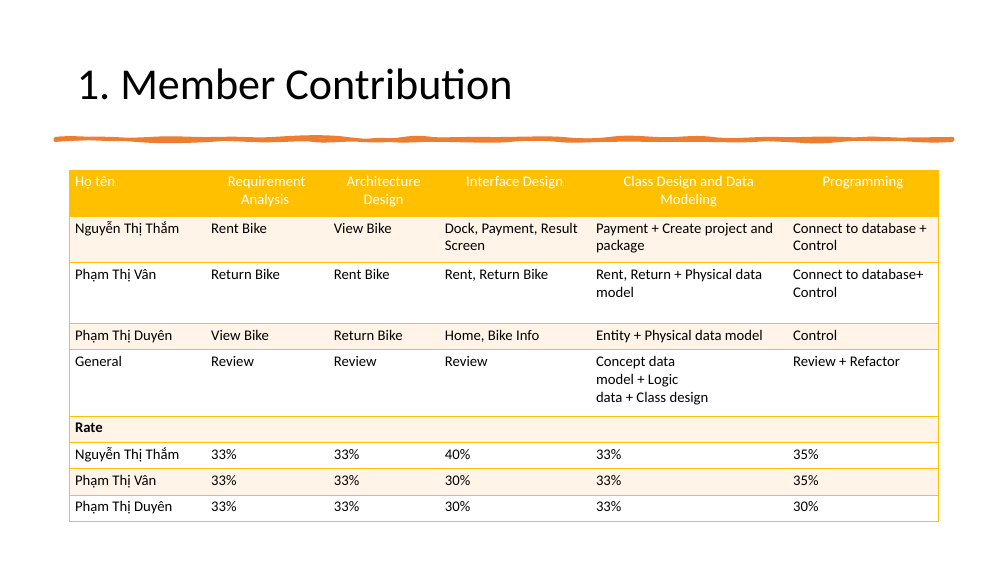
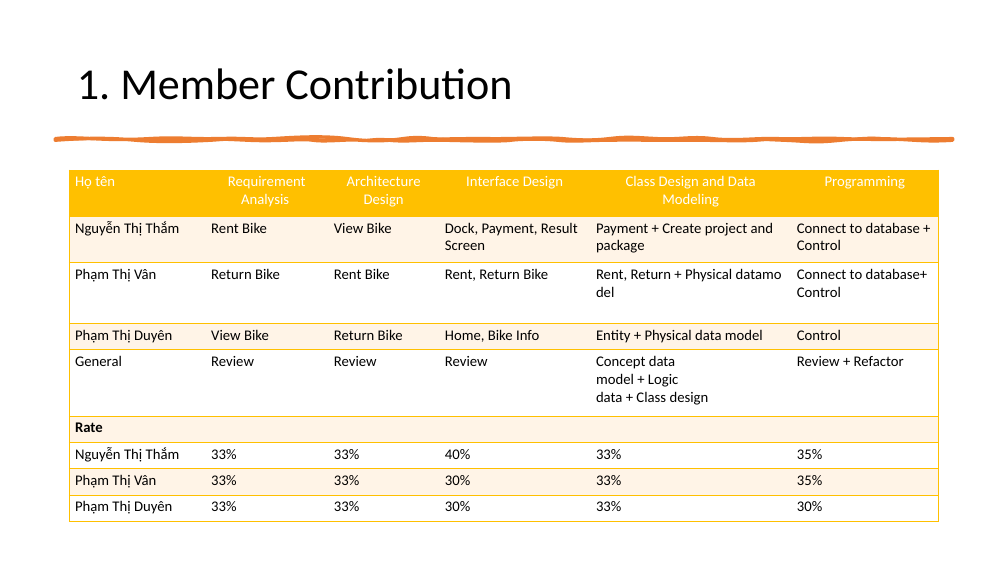
Before and after one commit to duyenpt180067/TKXDPM.KSCQ.20211-11, a slide deck: slide 2 of final_submission/slide.pptx. Drawn at 1008x567 pixels with LibreOffice and Linux fonts; fonts in the diff are those of the drawing. Boxes give left, top, right and bottom in pixels: in the first picture for what was removed or moved away, otherwise in the second. Text is boxed around its words. In the diff, an @@ line names an element or a change of style, - is before the commit and + after.

```diff
--- a/final_submission/slide.pptx
+++ b/final_submission/slide.pptx
@@ table at bbox=[70, 170, 939, 522] @@
-row 3, column 5: Rent, Return + Physical data / model
+row 3, column 5: Rent, Return + Physical datamodel
```
Also in this commit, not shown: 7 other slides changed, 5 slides added, 2 slides removed, 2 other files.
